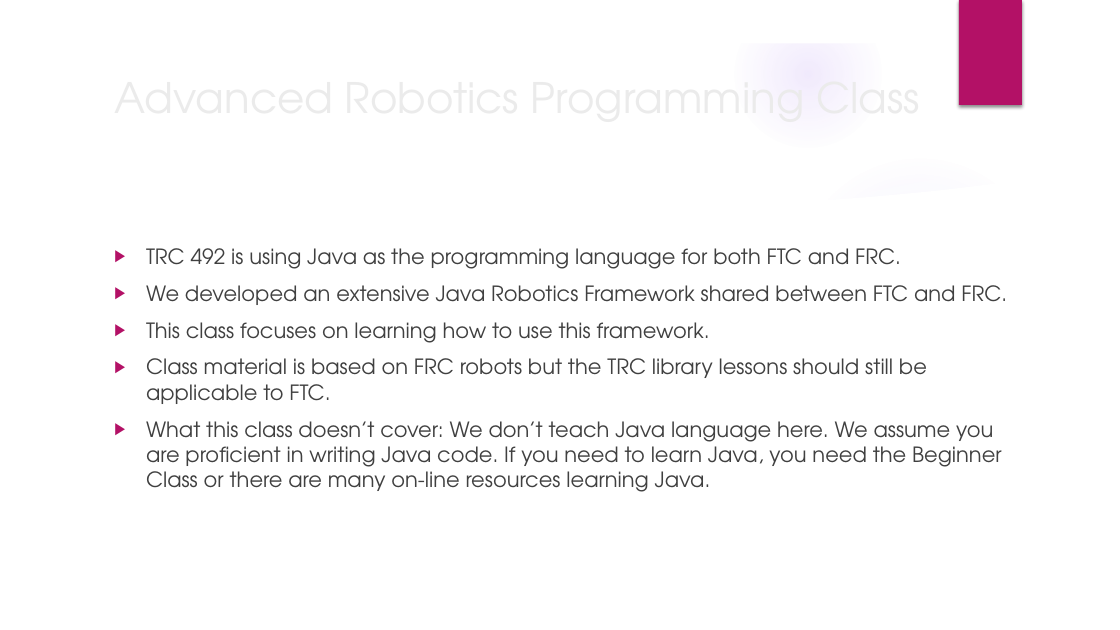
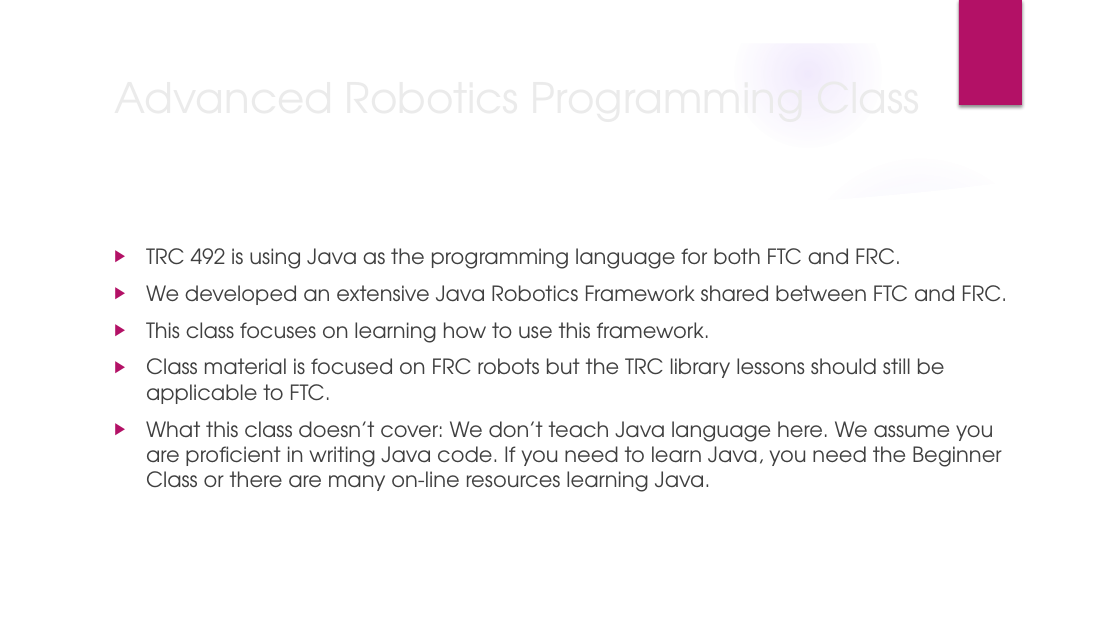
Before and after one commit to trc492/FrcProgrammingClass, a slide deck: slide 2 of Lesson1/AdvancedRoboticsLesson1.pptx. Drawn at 1120x630 pixels with LibreOffice and Linux fonts; fonts in the diff are those of the drawing; background and template pictures are left out. Boxes give left, top, right and bottom in pixels: in the first picture for what was removed or moved away, otherwise in the second. Text is boxed around its words. In the diff, an @@ line names an element or a change of style, - is before the commit and + after.

Commit message:
Added Software Installation doc. Added Abhay's Guidebook. Updated lessons.

```diff
--- a/Lesson1/AdvancedRoboticsLesson1.pptx
+++ b/Lesson1/AdvancedRoboticsLesson1.pptx
@@ text at bbox=[146, 358, 945, 404]: text changed @@
-▶ Class material is based on FRC robots but the TRC library lessons should still be applicable to FTC.
+▶ Class material is focused on FRC robots but the TRC library lessons should still be applicable to FTC.
```
Also in this commit, not shown: 5 other slides changed, 6 other files.
